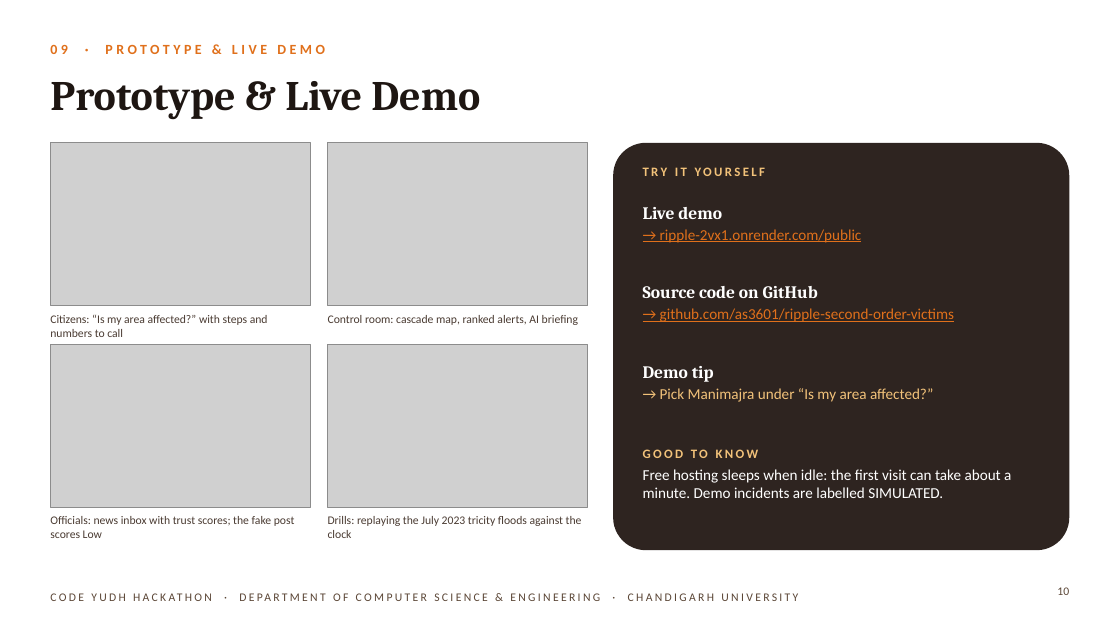
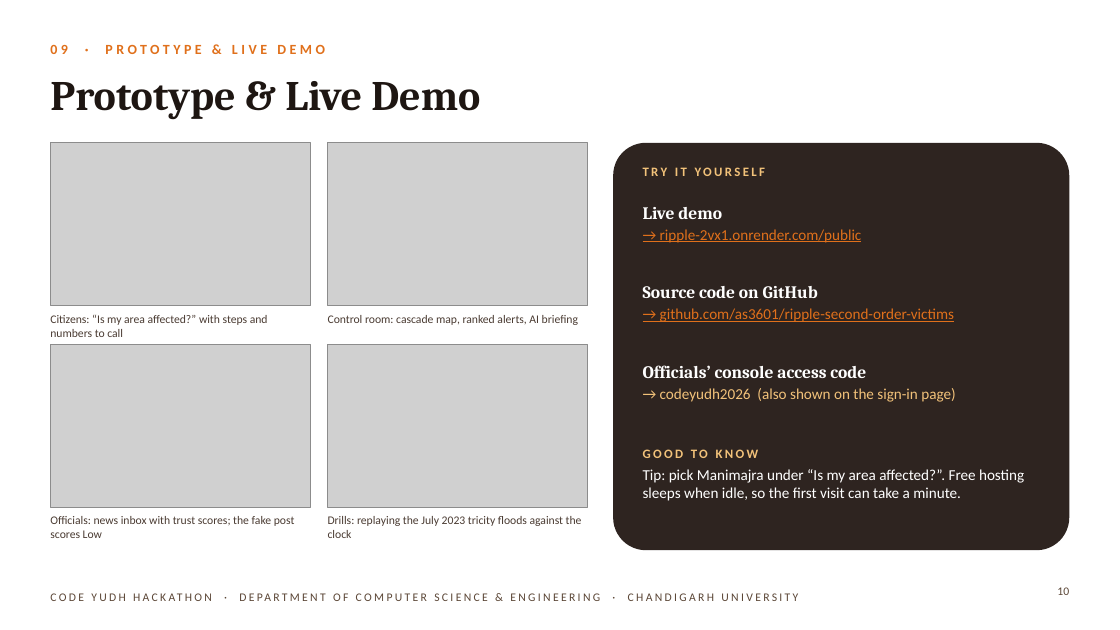
Before and after one commit to as3601/ripple-second-order-victims, a slide deck: slide 10 of Code_Yudh_Ripple_Final.pptx. Drawn at 1120x630 pixels with LibreOffice and Linux fonts; fonts in the diff are those of the drawing; grey boxes stand for pictures; background and template pictures are left out. Boxes give left, top, right and bottom in pixels: in the first picture for what was removed or moved away, otherwise in the second. Text is boxed around its words. In the diff, an @@ line names an element or a change of style, - is before the commit and + after.

```diff
--- a/Code_Yudh_Ripple_Final.pptx
+++ b/Code_Yudh_Ripple_Final.pptx
@@ text at (643,365,955,402): text changed @@
-Demo tip
-→ Pick Manimajra under “Is my area affected?”
+Officials’ console access code
+→ codeyudh2026 (also shown on the sign-in page)
@@ text at (643,469,1024,501): text changed @@
-Free hosting sleeps when idle: the first visit can take about a minute. Demo incidents are labelled SIMULATED.
+Tip: pick Manimajra under “Is my area affected?”. Free hosting sleeps when idle, so the first visit can take a minute.
```
